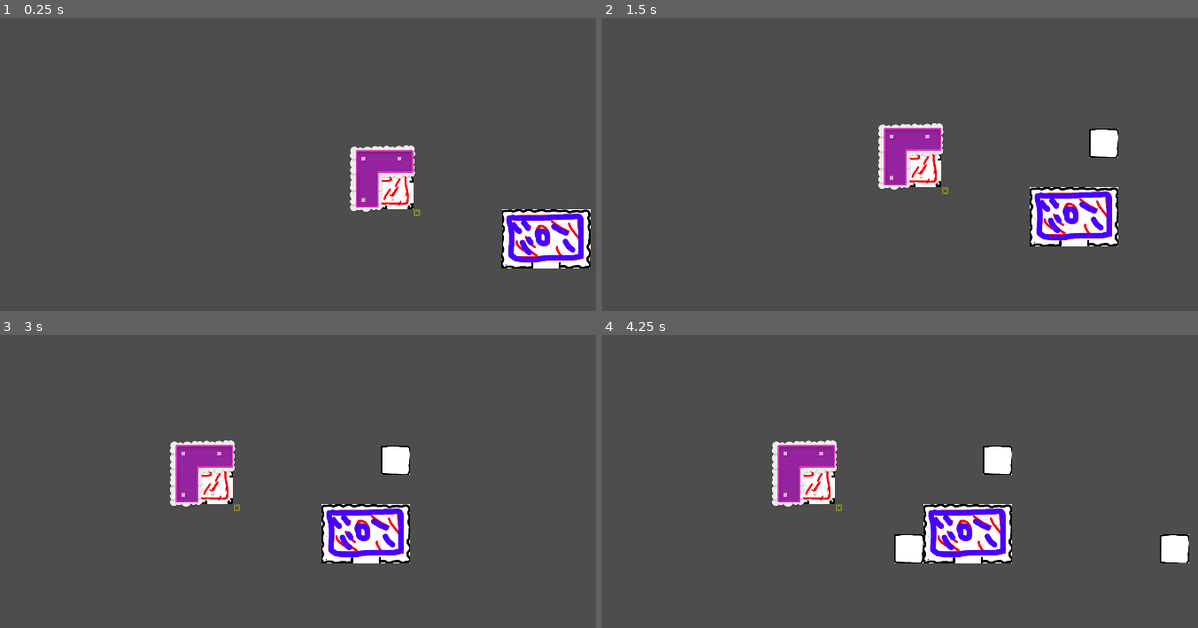
Above: before the commit, frames 1-4 (two rows, left to right).
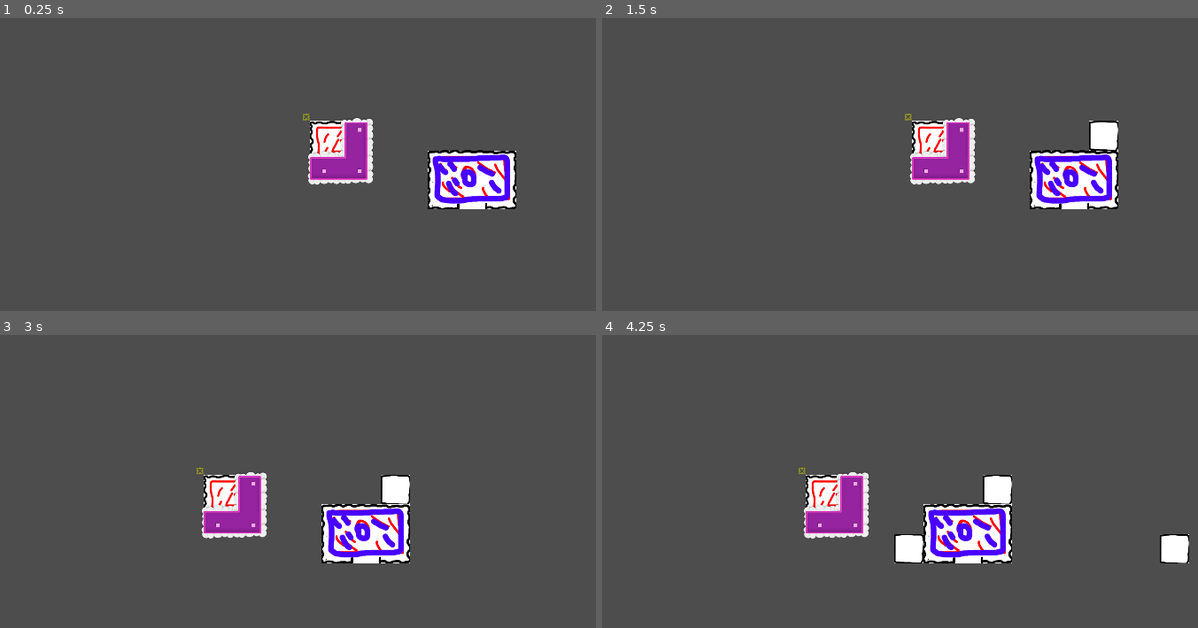
Above: after the commit, the same moments.

Repository: adotrdot/Endour-Gemastik2023
Game: Godot game, scene res://scenes/main.tscn
Two runs of this game, one before a commit and one after it. Both use one fixed random seed, a clock stepped at 60 frames per second and the inputs below.
Inputs (mouse positions are in pixels of both pictures, inside the frame that each line leads up to):
- Up to frame 1 (0.25 s): no input
- Up to frame 2 (1.5 s): tap Enter at 0.5 s; move the mouse to (1114, 143) at 0.52 s; press the mouse at (1114, 143) at 0.53 s; tap Space at 1.25 s; move the mouse to (816, 185) at 1.27 s; release the mouse at (816, 185) at 1.28 s; click (816, 185) at 1.35 s
- Up to frame 3 (3 s): tap Enter at 2 s; move the mouse to (423, 393) at 2.02 s; hold Middle mouse button (mb_mid) 2.03-2.78 s; click (423, 393) at 2.3 s; tap Space at 2.75 s; move the mouse to (315, 560) at 2.77 s; right-click (315, 560) at 2.85 s
- Up to frame 4 (4.25 s): click (917, 560) at 3.05 s; tap Enter at 3.5 s; move the mouse to (1168, 543) at 3.52 s; press the mouse at (1168, 543) at 3.53 s

The runs differ from the first frame. In frame 1, 10% of the frame differs, in the area x 50-100%, y 32-86%; in frame 2, 8.2%; in frame 3, 4.9%; in frame 4, 4.9%.

Commit message:
prototipe 0.5.1 (prototipe show pin kampus)
+ Add mekanisme variasi angle spawn asrama
+ Fix kecelakaan tidak mengurangi jumlah siswa di kampus

Diff:
--- a/scenes/asrama.tscn
+++ b/scenes/asrama.tscn
@@ -1,10 +1,12 @@
-[gd_scene load_steps=2 format=3 uid="uid://bforurkomxi5d"]
+[gd_scene load_steps=3 format=3 uid="uid://bforurkomxi5d"]
 
 [ext_resource type="Script" path="res://scripts/Asrama.gd" id="1_7v340"]
+[ext_resource type="Texture2D" uid="uid://bd1pwekpm66cn" path="res://assets/asrama/asrama-blue.png" id="2_agoua"]
 
 [node name="Asrama" type="Node2D"]
 script = ExtResource("1_7v340")
 
 [node name="Sprite2D" type="Sprite2D" parent="."]
+texture = ExtResource("2_agoua")
 centered = false
 offset = Vector2(-60, -60)
--- a/scenes/kampus.tscn
+++ b/scenes/kampus.tscn
@@ -1,7 +1,8 @@
-[gd_scene load_steps=3 format=3 uid="uid://uiefsdjjjxth"]
+[gd_scene load_steps=4 format=3 uid="uid://uiefsdjjjxth"]
 
 [ext_resource type="Script" path="res://scripts/Kampus.gd" id="1_nhyr1"]
 [ext_resource type="Texture2D" uid="uid://bhl1ghuqqca7o" path="res://assets/kampus/kampus-blue.png" id="2_6xi7j"]
+[ext_resource type="Texture2D" uid="uid://cif4wontilsyv" path="res://assets/pin/pin-blue.png" id="3_hbtp6"]
 
 [node name="Kampus" type="Node2D"]
 script = ExtResource("1_nhyr1")
@@ -10,3 +11,23 @@
 texture = ExtResource("2_6xi7j")
 centered = false
 offset = Vector2(-40, -40)
+
+[node name="pin1" type="Sprite2D" parent="."]
+texture = ExtResource("3_hbtp6")
+offset = Vector2(20, 30)
+
+[node name="pin2" type="Sprite2D" parent="."]
+texture = ExtResource("3_hbtp6")
+offset = Vector2(50, 30)
+
+[node name="pin3" type="Sprite2D" parent="."]
+texture = ExtResource("3_hbtp6")
+offset = Vector2(80, 30)
+
+[node name="pin4" type="Sprite2D" parent="."]
+texture = ExtResource("3_hbtp6")
+offset = Vector2(110, 30)
+
+[node name="pin5" type="Sprite2D" parent="."]
+texture = ExtResource("3_hbtp6")
+offset = Vector2(140, 30)
--- a/scripts/Asrama.gd
+++ b/scripts/Asrama.gd
@@ -18,3 +18,8 @@
 
 func set_red():
 	sprite.set_texture(red_variant)
+
+
+func respawn_siswa():
+	await get_tree().create_timer(5).timeout
+	siswa_count += 1
--- a/scripts/Kampus.gd
+++ b/scripts/Kampus.gd
@@ -8,6 +8,16 @@
 var green_variant = preload("res://assets/kampus/kampus-green.png")
 var red_variant = preload("res://assets/kampus/kampus-red.png")
 @onready var sprite = $Sprite2D
+
+var pin_blue = preload("res://assets/pin/pin-blue.png")
+var pin_green = preload("res://assets/pin/pin-green.png")
+var pin_red = preload("res://assets/pin/pin-red.png")
+@onready var pin1 = $pin1
+@onready var pin2 = $pin2
+@onready var pin3 = $pin3
+@onready var pin4 = $pin4
+@onready var pin5 = $pin5
+@onready var pins = [pin1,pin2,pin3,pin4,pin5]
 
 var asrama_terkait = Array()
 var list_requests = Array()
@@ -21,6 +31,10 @@
 
 enum { BLUE, GREEN, RED }
 var color = BLUE
+
+func _ready():
+	for pin in pins:
+		pin.visible = false
 
 func _process(delta):
 	pass
@@ -37,19 +51,25 @@
 	req_timer.start(10)
 	add_child(siswa_timer)
 	siswa_timer.timeout.connect(request_siswa)
-	siswa_timer.start(0.5)
+	siswa_timer.start(1.5)
 
 
 func set_blue():
 	sprite.set_texture(blue_variant)
+	for pin in pins:
+		pin.set_texture(pin_blue)
 	color = BLUE
 
 func set_green():
 	sprite.set_texture(green_variant)
+	for pin in pins:
+		pin.set_texture(pin_green)
 	color = GREEN
 
 func set_red():
 	sprite.set_texture(red_variant)
+	for pin in pins:
+		pin.set_texture(pin_red)
 	color = RED
 
 
@@ -76,6 +96,7 @@
 	var new_request = req_res.instantiate()
 	add_child(new_request)
 	list_requests.append(new_request)
+	pins[list_requests.size()-1].visible = true
 
 
 func _on_request_timeout():
@@ -84,6 +105,7 @@
 
 func pop_request():
 	siswa_count -= 1
+	pins[list_requests.size()-1].visible = false
 	var request = list_requests.pop_front()
 	request.queue_free()
 
--- a/scripts/Level.gd
+++ b/scripts/Level.gd
@@ -31,7 +31,7 @@
 var random_place_kampus = false
 var asrama_to_be_placed = 0
 var kampus_to_be_placed = 0
-var min_rect = Vector2(0,0)
+var min_rect = Vector2(80,80)
 var max_rect = Vector2(1000,1000)
 
 var rng = RandomNumberGenerator.new()
@@ -42,11 +42,10 @@
 	rng.randomize()
 
 	# create first asrama & kampus
-	tilemap.is_asrama_buildable(Vector2(0,0))
+	tilemap.is_asrama_buildable(Vector2(80,80))
 	var new_asrama = asrama_res.instantiate()
 	add_child(new_asrama)
-	new_asrama.global_position = tilemap.map_to_local(tilemap.local_to_map(Vector2(0,0)))
-	new_asrama.init(tilemap.place_asrama())
+	new_asrama.init(tilemap.place_asrama(new_asrama, rng.randi_range(0, 3)))
 	new_asrama.set_blue()
 	list_asrama_blue.append(new_asrama)
 
@@ -89,8 +88,7 @@
 		if tilemap.is_asrama_buildable(pos):
 			var new_asrama = asrama_res.instantiate()
 			add_child(new_asrama)
-			new_asrama.global_position = tilemap.map_to_local(tilemap.local_to_map(pos))
-			new_asrama.init(tilemap.place_asrama())
+			new_asrama.init(tilemap.place_asrama(new_asrama, rng.randi_range(0, 3)))
 			match color:
 				BLUE:
 					new_asrama.set_blue()
--- a/scripts/cam_container.gd
+++ b/scripts/cam_container.gd
@@ -12,6 +12,7 @@
 
 func _ready():
 	randomize()
+	global_position = Vector2(200,200)
 	camera.make_current()
 
 
--- a/scripts/character.gd
+++ b/scripts/character.gd
@@ -104,12 +104,12 @@
 
 
 func send_signal_asrama():
+	asrama_asal.siswa_count += 1
 	sampai_asrama.emit()
 	destroy()
 
 
 func destroy():
-	asrama_asal.siswa_count += 1
 	state = State.IDLE
 	queue_free()
 
@@ -136,3 +136,5 @@
 func _on_collision_detector_area_entered(area):
 	anim.play("destroy")
 	kecelakaan.emit()
+	asrama_asal.respawn_siswa()
+	kampus_tujuan.siswa_count -= 1
--- a/scripts/tilemap.gd
+++ b/scripts/tilemap.gd
@@ -3,17 +3,16 @@
 const TILE_SIZE = Vector2i(80,80)
 var astar = AStarGrid2D.new()
 
-var asrama_coords = PackedVector2Array()
+var asrama_coords = Array()
 var asrama_atlas_coords = [Vector2i(0,0), Vector2i(0,1), Vector2i(1,0), Vector2i(1,1)]
-var kampus_coords = PackedVector2Array()
+var kampus_coords = Array()
 var kampus_atlas_coords = [Vector2i(0,0), Vector2i(0,1), Vector2i(1,0), Vector2i(1,1), Vector2i(2,0), Vector2i(2,1)]
 
+enum FACING { UP, LEFT, RIGHT, DOWN }
 
 func place_road(local_mousepos):
 	var tilepos = local_to_map(local_mousepos)
-	if tilepos.x < -1 or tilepos.y < -1:
-		return
-	if get_cell_source_id(1,tilepos) in [1,2]:
+	if tilepos.x < 0 or tilepos.y < 0 or get_cell_source_id(1,tilepos) in [1,2]:
 		return
 	set_cells_terrain_connect(0, [tilepos], 0, 0)
 
@@ -30,11 +29,21 @@
 
 
 # method untuk menempatkan asrama pada map
-func place_asrama():
+func place_asrama(asrama, facing):
 	for i in range(asrama_coords.size()):
 		set_cell(1,asrama_coords[i],1,asrama_atlas_coords[i])
-	set_cells_terrain_connect(0, [asrama_coords[-1]], 0, 0)
-	return asrama_coords[-1] # return koordinat gerbang
+	asrama.position = map_to_local(asrama_coords[0])
+	var gerbangpos = asrama_coords[facing]
+	match facing:
+		FACING.LEFT:
+			asrama.sprite.flip_h = true
+		FACING.UP:
+			asrama.sprite.flip_h = true
+			asrama.sprite.flip_v = true
+		FACING.RIGHT:
+			asrama.sprite.flip_v = true
+	set_cells_terrain_connect(0, [gerbangpos], 0, 0)
+	return gerbangpos # return koordinat gerbang
 
 
 # method untuk memeriksa apakah ada jalan/bangunan yang akan
Binary file added: assets/pin/pin-blue.png
Not shown, added: assets/pin/pin-blue.png.import
Binary file added: assets/pin/pin-green.png
Not shown, added: assets/pin/pin-green.png.import
Binary file added: assets/pin/pin-red.png
Not shown, added: assets/pin/pin-red.png.import
